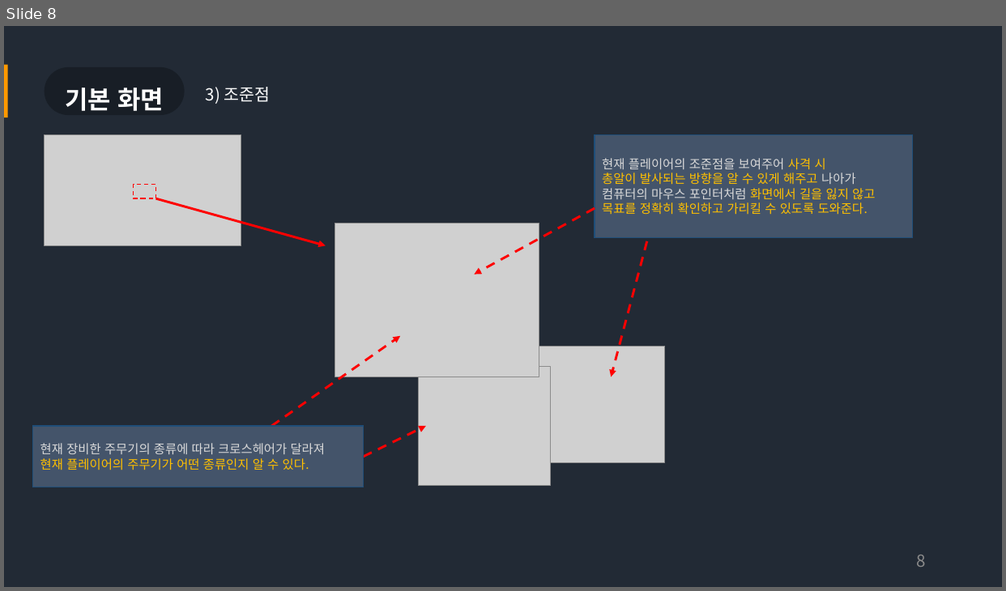
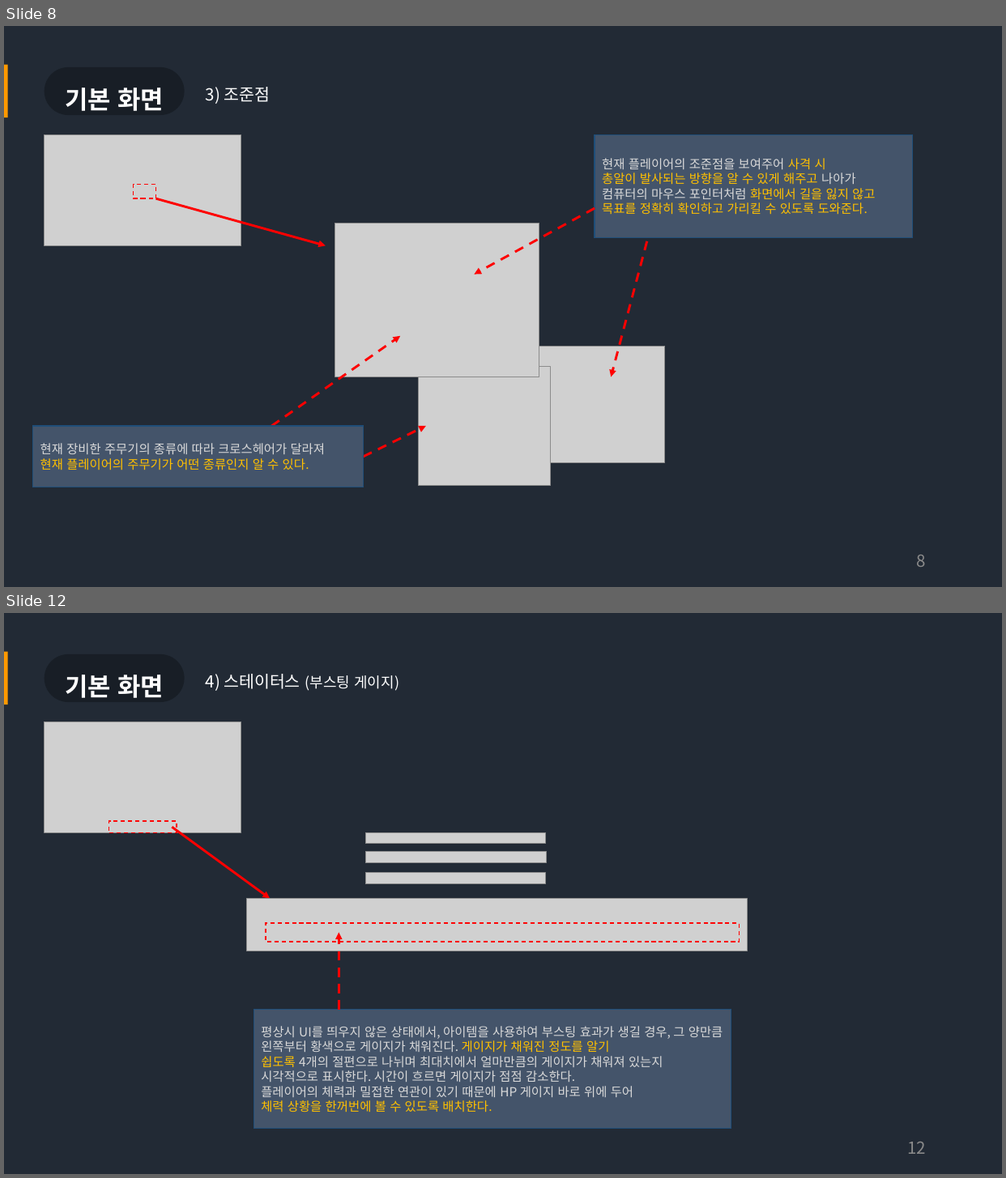
Before and after one commit to Bumizi/GameDesign, a slide deck: 3-1 기획 포트폴리오 작성/PUBG 전투 UI 역기획서.pptx. Shown one above the other, each under a label of ours: slide 8 before the commit, slides 8 and 12 after it; the slides between them are not shown. The pictures are 1006x591 and 1006x1178 pixels, drawn with LibreOffice and Linux fonts; fonts in the diff are those of the drawing; grey boxes stand for pictures. Boxes give left, top, right and bottom in pixels: in the first picture for what was removed or moved away, otherwise in the second. Text is boxed around its words. In the diff, an @@ line names an element or a change of style, - is before the commit and + after.

```diff
--- a/3-1 기획 포트폴리오 작성/PUBG 전투 UI 역기획서.pptx
+++ b/3-1 기획 포트폴리오 작성/PUBG 전투 UI 역기획서.pptx
@@ slide 12 added at [4, 613, 1002, 1174], background #222A35 @@
@@ rectangle added at [4, 652, 8, 705], fill #FF9900 @@
@@ rounded rectangle added at [44, 654, 185, 702], fill #181E26, 24 pt, text #FFFFFF, bold @@
+기본 화면
@@ text added at [206, 674, 399, 691], 14 pt, text #FFFFFF @@
+4) 스테이터스 (부스팅 게이지)
@@ picture added at [44, 722, 241, 833] @@
@@ rectangle added at [108, 821, 177, 833], outline #FF0000 1 pt dashed @@
@@ arrow added from (172, 827) to (270, 899), #FF0000 2.25 pt @@
@@ picture added at [365, 851, 547, 863] @@
@@ picture added at [365, 833, 546, 845] @@
@@ picture added at [365, 873, 546, 884] @@
@@ picture added at [246, 899, 748, 952] @@
@@ rectangle added at [266, 924, 739, 943], outline #FF0000 1 pt dashed @@
@@ arrow added from (339, 1010) to (339, 933), #FF0000 2.25 pt dashed @@
@@ rectangle added at [254, 1010, 731, 1129], fill #44546A, outline #1F4E79 1 pt, 12 pt, text #D9D9D9 @@
+평상시 UI를 띄우지 않은 상태에서, 아이템을 사용하여 부스팅 효과가 생길 경우, 그 양만큼 왼쪽부터 황색으로 게이지가 채워진다. 게이지가 채워진 정도를 알기
+쉽도록 4개의 절편으로 나뉘며 최대치에서 얼마만큼의 게이지가 채워져 있는지
+시각적으로 표시한다. 시간이 흐르면 게이지가 점점 감소한다.
+플레이어의 체력과 밀접한 연관이 있기 때문에 HP 게이지 바로 위에 두어
+체력 상황을 한꺼번에 볼 수 있도록 배치한다.
@@ page number added at [907, 1142, 926, 1154], 16 pt, text #8C8C8C @@
+12
```
Also in this commit, not shown: 2 slides changed, 1 other slide added.
